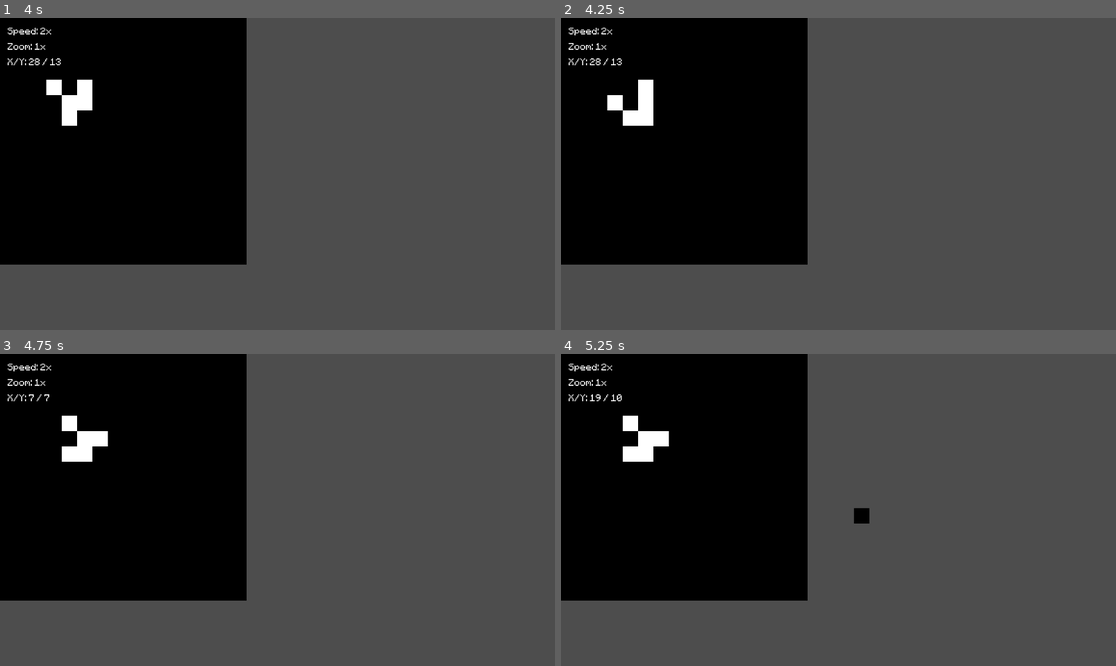
Above: before the commit, frames 1-4 (two rows, left to right).
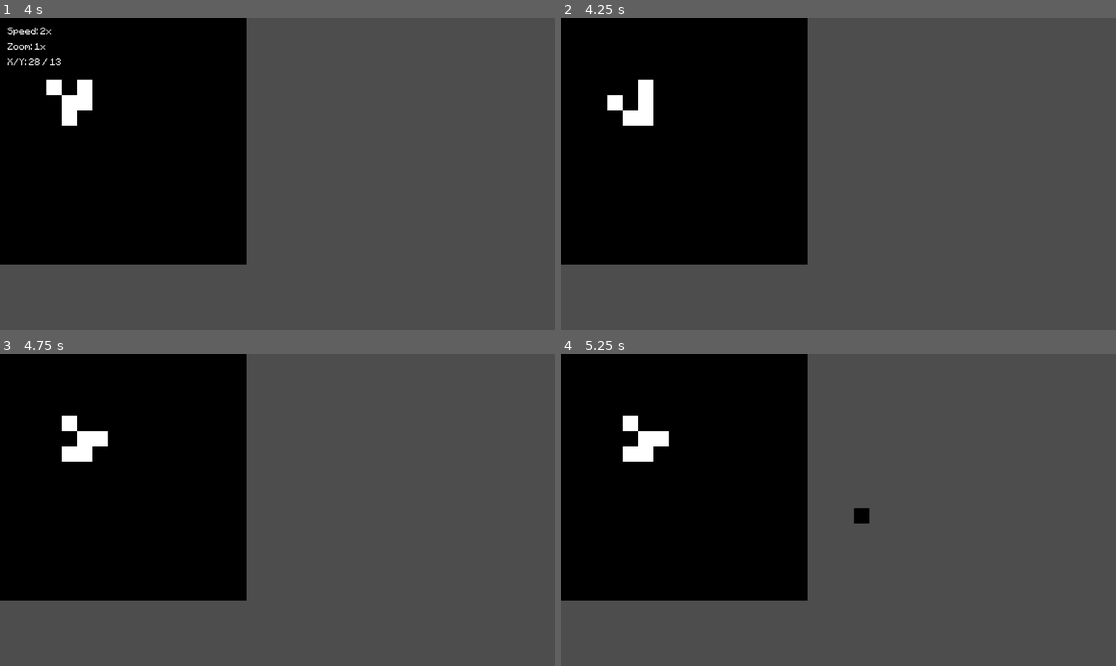
Above: after the commit, the same moments.

Repository: javier-adrian/GOL-GDS
Game: Godot game, scene res://main.tscn
The game is run twice, just before and just after one commit, with the same random seed, the same clock (stepped at 60 frames per second) and the same inputs.
Inputs (mouse positions are in pixels of both pictures, inside the frame that each line leads up to):
- Up to frame 1 (4 s): tap Enter (commit) at 0.5, 1.35 s; move the mouse to (399, 158) at 0.52 s; click (399, 158) at 0.6 s; tap Space (play) at 1.25 s; move the mouse to (166, 189) at 1.27 s; move the mouse to (333, 105) at 2.02 s; tap = (faster) at 2.1 s; move the mouse to (249, 236) at 2.77 s; tap . (next) at 2.85 s; move the mouse to (444, 220) at 3.52 s; tap Middle mouse button (pan) at 3.6 s
- Up to frame 2 (4.25 s): tap F3 (toggle ui, bound only after the commit) at 4.15 s
- Up to frame 3 (4.75 s): move the mouse to (111, 463) at 4.27 s; tap Space (play) at 4.35 s
- Up to frame 4 (5.25 s): tap Enter (commit) at 5 s; move the mouse to (866, 510) at 5.02 s; right-click (866, 510) at 5.1 s

Frame 1 is identical in both runs. In frame 2, 0.2% of the frame differs, in the area x 1-12%, y 3-16%; in frame 3, 0.2%; in frame 4, 0.2%.

Commit message:
add an option to toggle ui

Diff:
--- a/project.godot
+++ b/project.godot
@@ -71,3 +71,8 @@
 "events": [Object(InputEventMouseButton,"resource_local_to_scene":false,"resource_name":"","device":-1,"window_id":0,"a …(253 unchanged characters)…
 ]
 }
+"toggle ui"={
+"deadzone": 0.5,
+"events": [Object(InputEventKey,"resource_local_to_scene":false,"resource_name":"","device":-1,"window_id":0,"alt_pressed":false,"shift_pressed":false,"ctrl_pressed":false,"meta_pressed":false,"pressed":false,"keycode":0,"physical_keycode":4194334,"key_label":0,"unicode":0,"echo":false,"script":null)
+]
+}
--- a/viewer.gd
+++ b/viewer.gd
@@ -29,3 +29,6 @@
 
 	if pan_mode:
 		position -= get_global_mouse_position() - mouse_offset
+
+	if Input.is_action_just_released("toggle ui"):
+		$UserInterface.visible = !$UserInterface.visible
